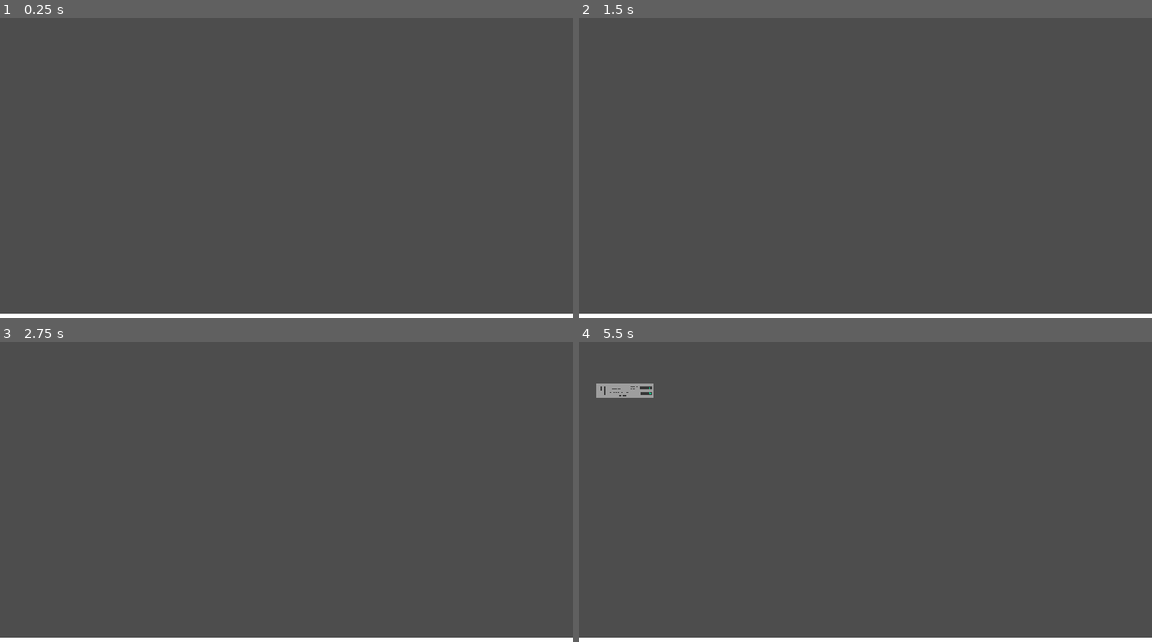
Above: before the commit, frames 1-4 (two rows, left to right).
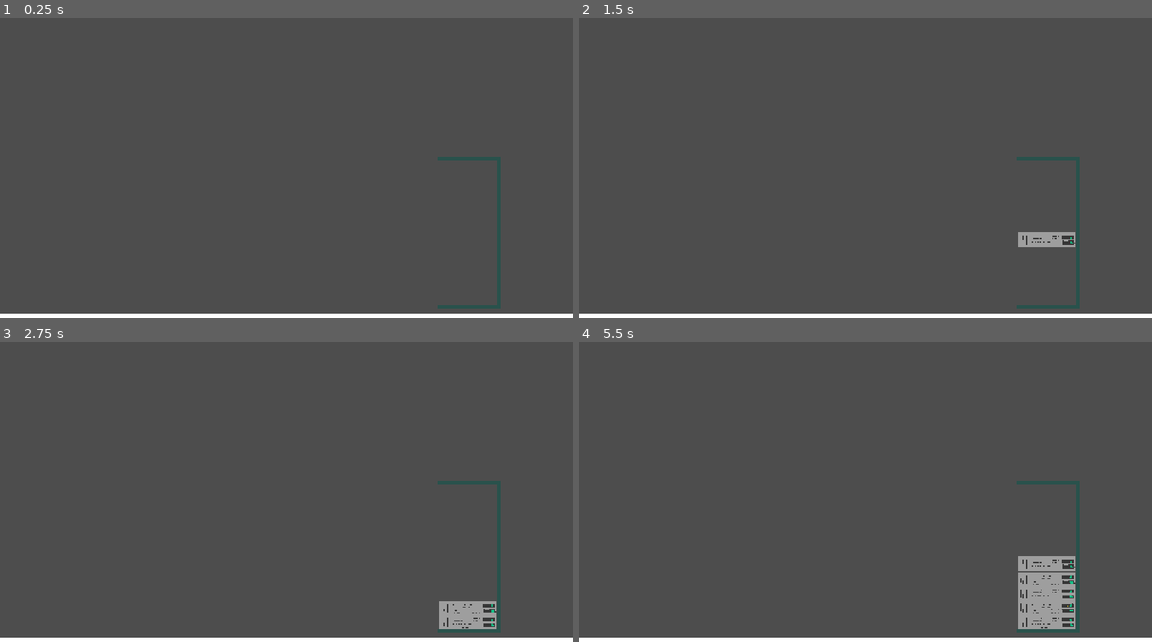
Above: after the commit, the same moments.

Repository: KeaganErasmus/Clod-Godo-Wild-Jam-99
Game: Godot game, scene res://stacking/scenes/stacking.tscn
The game is run twice, just before and just after one commit, with the same random seed, the same clock (stepped at 60 frames per second) and the same inputs. The project has no main scene, so this scene is started directly.
Inputs:
- Up to frame 1 (0.25 s): no input
- Up to frame 2 (1.5 s): tap Enter (ui_accept) at 0.5, 0.77 s
- Up to frame 3 (2.75 s): tap Enter (ui_accept) at 1.52 s
- Up to frame 4 (5.5 s): tap Enter (ui_accept) at 3.02, 3.77, 4.52 s

The runs differ from the first frame. In frame 1, 0.6% of the frame differs, in the area x 76-88%, y 46-97%; in frame 2, 1.0%; in frame 3, 1.4%; in frame 4, 3.0%, in the area x 3-88%, y 13-97%.

Commit message:
feat(): added stack rack

Diff:
--- /dev/null
+++ b/stacking/scenes/stack_rack.gd
@@ -0,0 +1 @@
+extends Node2D
--- /dev/null
+++ b/stacking/scenes/stack_rack.tscn
@@ -0,0 +1,25 @@
+[gd_scene format=3 uid="uid://bjxecrkw61svq"]
+
+[ext_resource type="Texture2D" uid="uid://bh4rhu76crqwj" path="res://stacking/art/rack.png" id="1_hvhku"]
+[ext_resource type="Script" uid="uid://dbaqrmmytqs7n" path="res://stacking/scenes/stack_rack.gd" id="1_lgy3e"]
+
+[sub_resource type="RectangleShape2D" id="RectangleShape2D_ke0wg"]
+size = Vector2(132, 324)
+
+[node name="StackRack" type="Node2D" unique_id=736920134]
+script = ExtResource("1_lgy3e")
+
+[node name="Sprite2D" type="Sprite2D" parent="." unique_id=1119739421]
+texture_filter = 1
+texture = ExtResource("1_hvhku")
+
+[node name="RackWalls" type="StaticBody2D" parent="." unique_id=2129139903]
+
+[node name="CollisionPolygon2D" type="CollisionPolygon2D" parent="RackWalls" unique_id=922563091]
+polygon = PackedVector2Array(-70, -170, -70, -162, 62, -162, 62, 162, -70, 162, -70, 170, 70, 170, 70, -170)
+
+[node name="ServerArea" type="Area2D" parent="." unique_id=301671908]
+
+[node name="CollisionShape2D" type="CollisionShape2D" parent="ServerArea" unique_id=724299410]
+position = Vector2(-4, 0)
+shape = SubResource("RectangleShape2D_ke0wg")
--- a/stacking/scenes/stacking.tscn
+++ b/stacking/scenes/stacking.tscn
@@ -1,17 +1,27 @@
 [gd_scene format=3 uid="uid://pxfkkj0i7118"]
 
 [ext_resource type="Script" uid="uid://bcqinmk8k8vpo" path="res://stacking/scripts/stacking.gd" id="1_460fq"]
+[ext_resource type="PackedScene" uid="uid://bjxecrkw61svq" path="res://stacking/scenes/stack_rack.tscn" id="2_p4iy0"]
 
 [sub_resource type="RectangleShape2D" id="RectangleShape2D_ke0wg"]
 size = Vector2(1920, 20)
 
+[sub_resource type="RectangleShape2D" id="RectangleShape2D_mduoy"]
+size = Vector2(1570, 20)
+
+[sub_resource type="RectangleShape2D" id="RectangleShape2D_p4iy0"]
+size = Vector2(20, 1000)
+
 [node name="Stacking" type="Node2D" unique_id=2112076231]
 script = ExtResource("1_460fq")
+
+[node name="StackRack" parent="." unique_id=736920134 instance=ExtResource("2_p4iy0")]
+position = Vector2(1049, 530)
 
 [node name="Servers" type="Node2D" parent="." unique_id=372930571]
 
 [node name="ServerSpawnPoint" type="Marker2D" parent="Servers" unique_id=852108714]
-position = Vector2(102, 49)
+position = Vector2(1044, 429)
 
 [node name="Floor" type="StaticBody2D" parent="." unique_id=277512907]
 position = Vector2(640, 720)
@@ -33,7 +43,34 @@
 shape = SubResource("RectangleShape2D_ke0wg")
 
 [node name="Timer" type="Timer" parent="." unique_id=1222740851]
-wait_time = 5.0
 autostart = true
 
+[node name="KillBox" type="Node2D" parent="." unique_id=288056501]
+
+[node name="Top" type="Area2D" parent="KillBox" unique_id=1121658116]
+position = Vector2(640, -100)
+
+[node name="CollisionShape2D" type="CollisionShape2D" parent="KillBox/Top" unique_id=639177553]
+shape = SubResource("RectangleShape2D_mduoy")
+
+[node name="Side" type="Area2D" parent="KillBox" unique_id=694807849]
+position = Vector2(640, -100)
+
+[node name="CollisionShape2D" type="CollisionShape2D" parent="KillBox/Side" unique_id=619538242]
+position = Vector2(-790, 460)
+shape = SubResource("RectangleShape2D_p4iy0")
+
+[node name="Side2" type="Area2D" parent="KillBox" unique_id=1011275304]
+position = Vector2(640, -100)
+
+[node name="CollisionShape2D" type="CollisionShape2D" parent="KillBox/Side2" unique_id=528818130]
+position = Vector2(790, 460)
+shape = SubResource("RectangleShape2D_p4iy0")
+
+[node name="Top2" type="Area2D" parent="KillBox" unique_id=98158154]
+position = Vector2(640, 820)
+
+[node name="CollisionShape2D" type="CollisionShape2D" parent="KillBox/Top2" unique_id=1583952329]
+shape = SubResource("RectangleShape2D_mduoy")
+
 [connection signal="timeout" from="Timer" to="." method="_on_timer_timeout"]
Not shown, added: stacking/scenes/stack_rack.gd.uid
